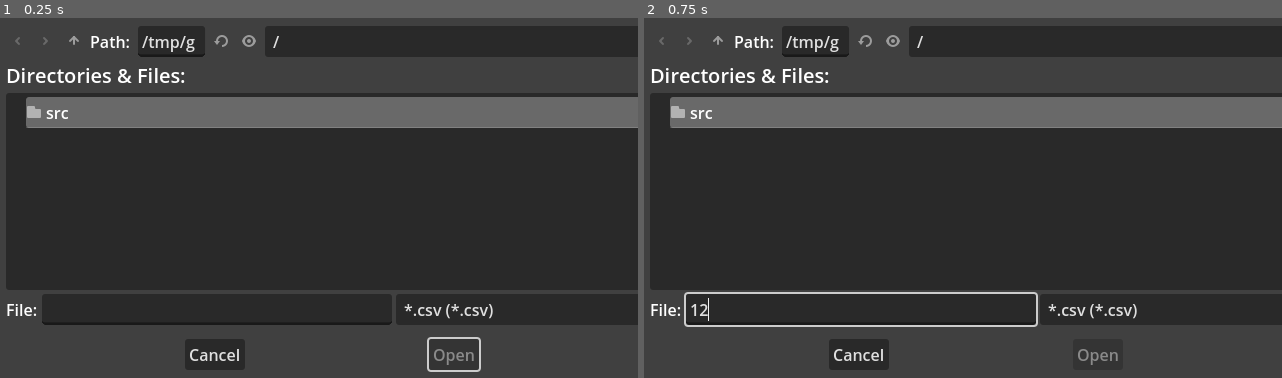
Above: before the commit, frames 1-2 (left to right).
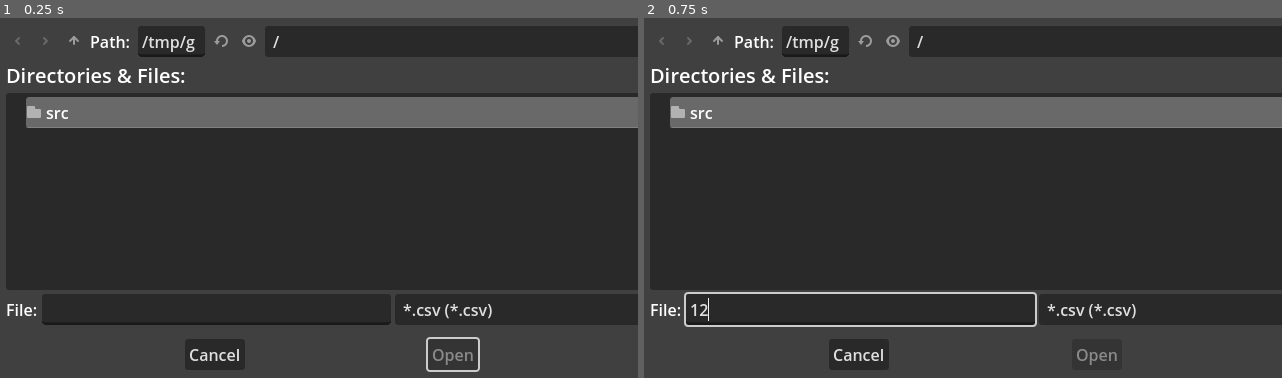
Above: after the commit, the same moments.

Repository: noi-techpark/sfscon-pdf-downloader
Game: Godot game, scene res://src/Main.tscn
Two runs of this game, one before a commit and one after it. Both use one fixed random seed, a clock stepped at 60 frames per second and the inputs below.
Inputs (mouse positions are in pixels of both pictures, inside the frame that each line leads up to):
- Up to frame 1 (0.25 s): no input
- Up to frame 2 (0.75 s): click (860, 309) at 0.52 s; type "12" at 0.6 s

The runs differ from the first frame. In frame 1, 0.3% of the frame differs, in the area x 60-78%, y 79-99%; in frame 2, 0.3%.

Commit message:
add restart button

Diff:
--- a/app/src/Main.gd
+++ b/app/src/Main.gd
@@ -36,6 +36,8 @@
 func _process(delta) -> void:
 	if counter_done < counter_all:
 		progress_label.text = "Downloading %d of %d..."%[counter_done, counter_all]
+	elif counter_all == 0:
+		progress_label.text = "Something went wrong, restart please"
 	else:
 		progress_label.text = "Finished! Happy SFSCON :-)"
 	progress_bar.value = counter_done
@@ -109,3 +111,7 @@
 
 func log_error(error:String) -> void:
 	errors.append_text(error + "\n\n")
+
+
+func _on_restart_pressed():
+	get_tree().change_scene_to_file("res://src/Main.tscn")
--- a/app/src/Main.tscn
+++ b/app/src/Main.tscn
@@ -50,7 +50,23 @@
 layout_mode = 2
 step = 1.0
 
+[node name="Restart" type="Button" parent="."]
+layout_mode = 1
+anchors_preset = 8
+anchor_left = 0.5
+anchor_top = 0.5
+anchor_right = 0.5
+anchor_bottom = 0.5
+offset_left = 240.0
+offset_top = -165.0
+offset_right = 305.0
+offset_bottom = -134.0
+grow_horizontal = 2
+grow_vertical = 2
+text = "Restart"
+
 [node name="HTTPRequest" type="HTTPRequest" parent="."]
 use_threads = true
 
 [connection signal="file_selected" from="WebsiteFileDialog" to="." method="_on_website_file_dialog_file_selected"]
+[connection signal="pressed" from="Restart" to="." method="_on_restart_pressed"]
